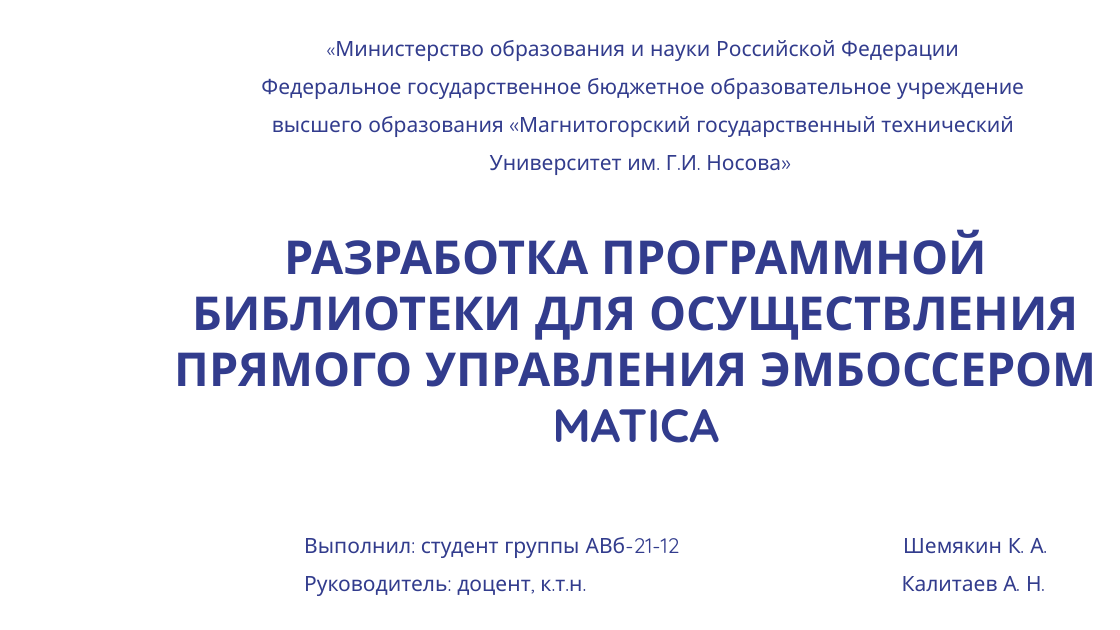
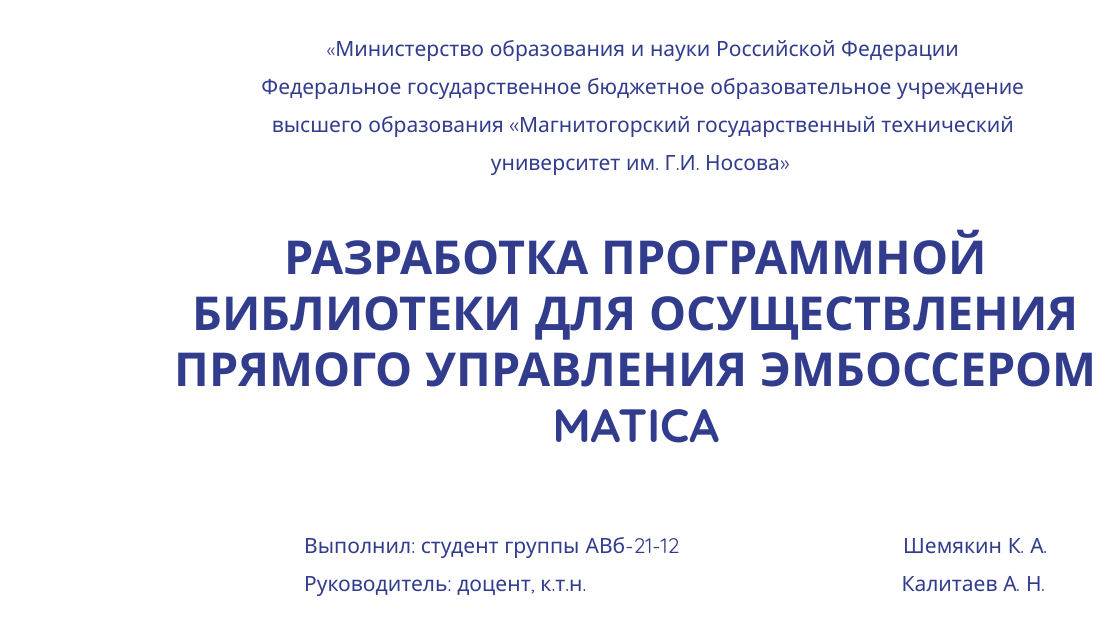
Before and after one commit to KonstantinShemyakin/Diplom, a slide deck: slide 1 of Presentation/NMSTU_Presentation.pptx. Drawn at 1120x630 pixels with LibreOffice and Linux fonts; fonts in the diff are those of the drawing; background and template pictures are left out. Boxes give left, top, right and bottom in pixels: in the first picture for what was removed or moved away, otherwise in the second. Text is boxed around its words. In the diff, an @@ line names an element or a change of style, - is before the commit and + after.

```diff
--- a/Presentation/NMSTU_Presentation.pptx
+++ b/Presentation/NMSTU_Presentation.pptx
@@ text at (491,155,780,175): text changed @@
-Университет им. Г.И. Носова»
+университет им. Г.И. Носова»
```
Also in this commit, not shown: 5 other slides changed, 1 slide added, 1 other file.
